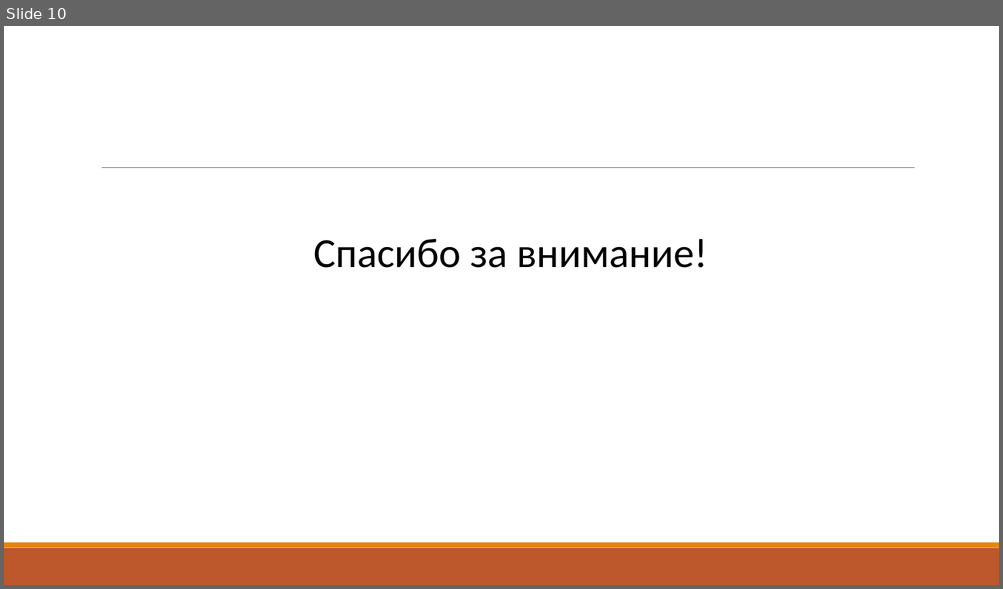
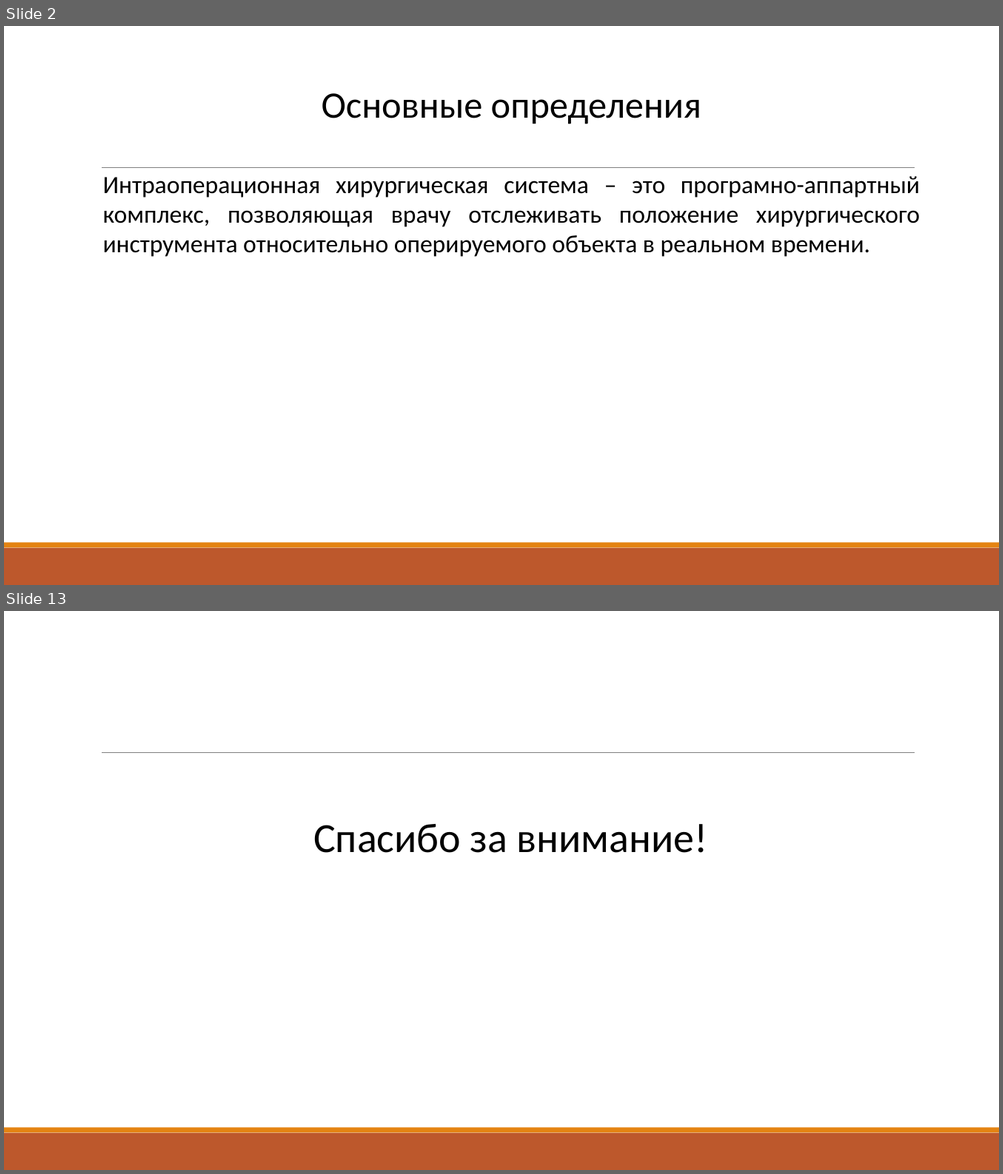
Before and after one commit to vladimirshilyaev/rk9students, a slide deck: doc/Ramzhaev/Presentation.pptx. Shown one above the other, each under a label of ours: slide 10 before the commit, slides 2 and 13 after it; the slides between them are not shown. The pictures are 1003x589 and 1003x1174 pixels, drawn with LibreOffice and Linux fonts; fonts in the diff are those of the drawing. Boxes give left, top, right and bottom in pixels: in the first picture for what was removed or moved away, otherwise in the second. Text is boxed around its words. In the diff, an @@ line names an element or a change of style, - is before the commit and + after.

```diff
--- a/doc/Ramzhaev/Presentation.pptx
+++ b/doc/Ramzhaev/Presentation.pptx
@@ slide 2 added at (4,26,999,585), background #FFFFFF; not listed: 3 template elements that a slide beside it also shows @@
@@ text added at (321,93,701,124), 36 pt, text #000000 @@
+Основные определения
@@ text added at (103,176,919,257), 24 pt, text #000000 @@
+Интраоперационная хирургическая система – это програмно-аппартный комплекс, позволяющая врачу отслеживать положение хирургического инструмента относительно оперируемого объекта в реальном времени.
@@ what was slide 10 is now slide 13 @@
```
Also in this commit, not shown: 8 slides changed, 3 other slides added, 1 slide removed, 7 other files.
